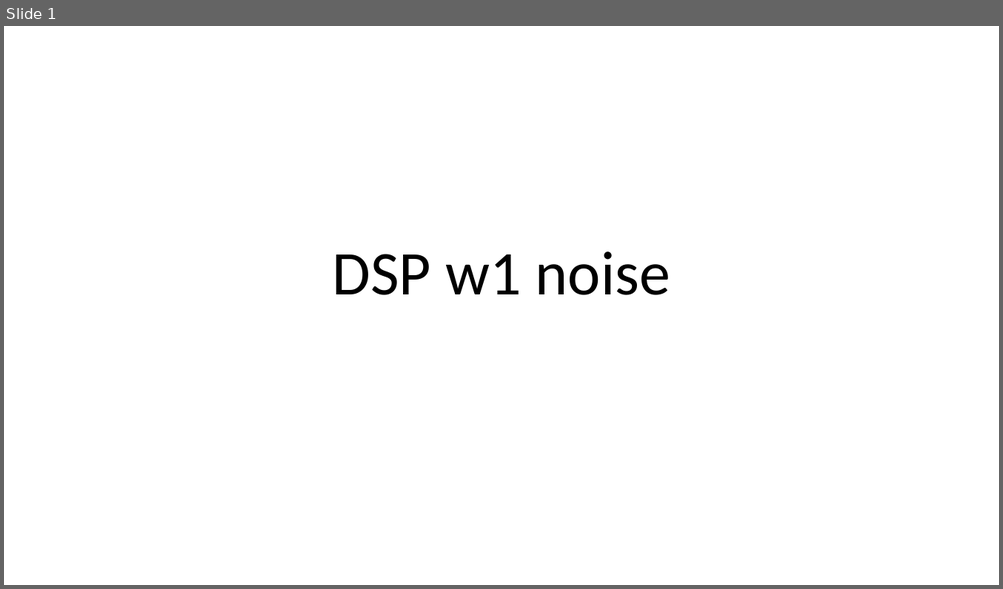
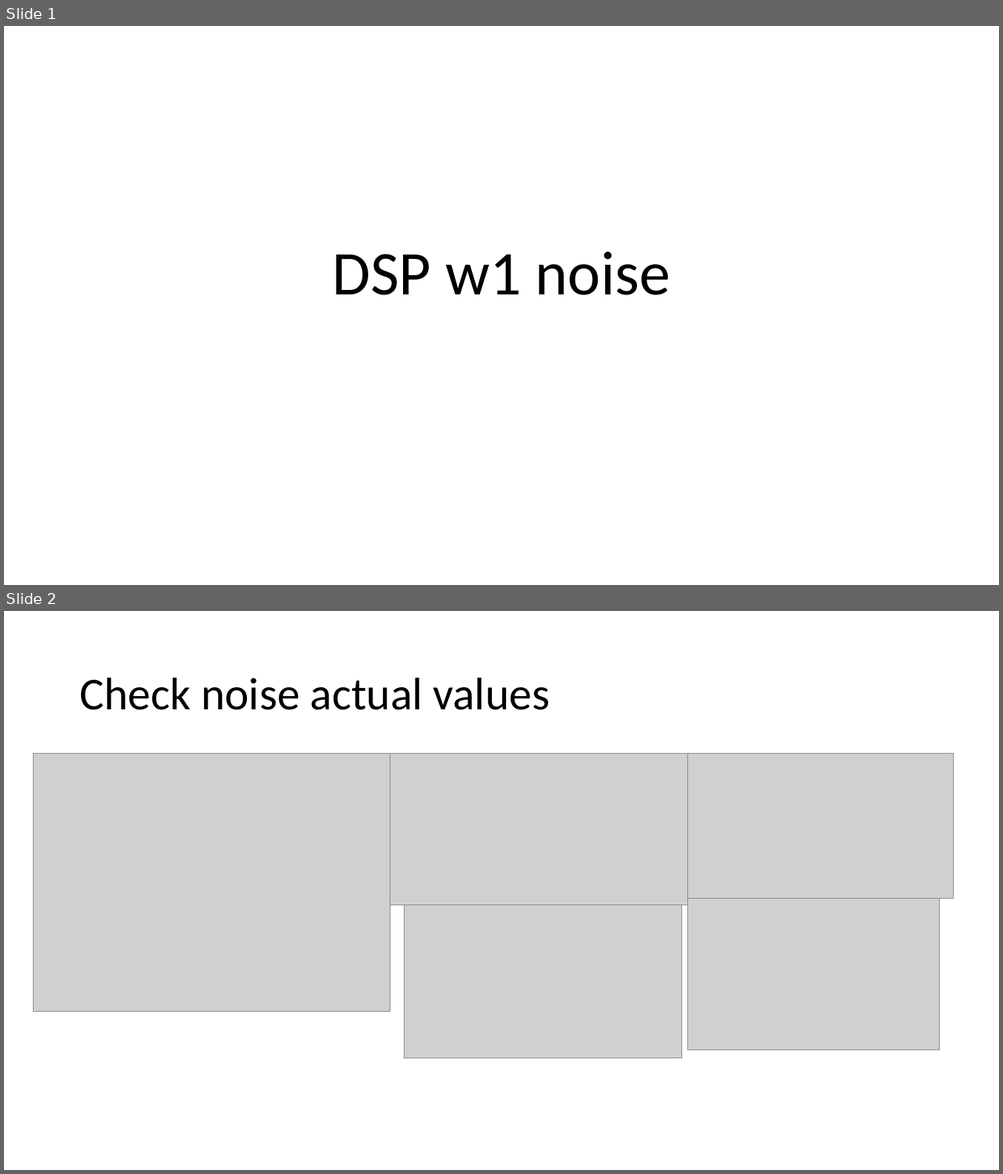
Before and after one commit to a98982323/DSP, a slide deck: Present/Presentation1_noise.pptx. Shown one above the other, each under a label of ours: slide 1 before the commit, slides 1 and 2 after it. The pictures are 1003x589 and 1003x1174 pixels, drawn with LibreOffice and Linux fonts; fonts in the diff are those of the drawing; grey boxes stand for pictures. Boxes give left, top, right and bottom in pixels: in the first picture for what was removed or moved away, otherwise in the second. Text is boxed around its words. In the diff, an @@ line names an element or a change of style, - is before the commit and + after.

```diff
--- a/Present/Presentation1_noise.pptx
+++ b/Present/Presentation1_noise.pptx
@@ slide 2 added at (x1=4, y1=611, x2=999, y2=1170), background #FFFFFF @@
@@ title added at (x1=79, y1=678, x2=550, y2=710), 44 pt, text #000000 @@
+Check noise actual values
@@ picture added at (x1=34, y1=754, x2=390, y2=1011) @@
@@ picture added at (x1=390, y1=754, x2=688, y2=905) @@
@@ picture added at (x1=688, y1=754, x2=953, y2=898) @@
@@ picture added at (x1=688, y1=898, x2=939, y2=1050) @@
@@ picture added at (x1=404, y1=906, x2=683, y2=1059) @@
```
Also in this commit, not shown: 1 slide changed, 9 other slides added, 16 slides removed, 11 other files.
